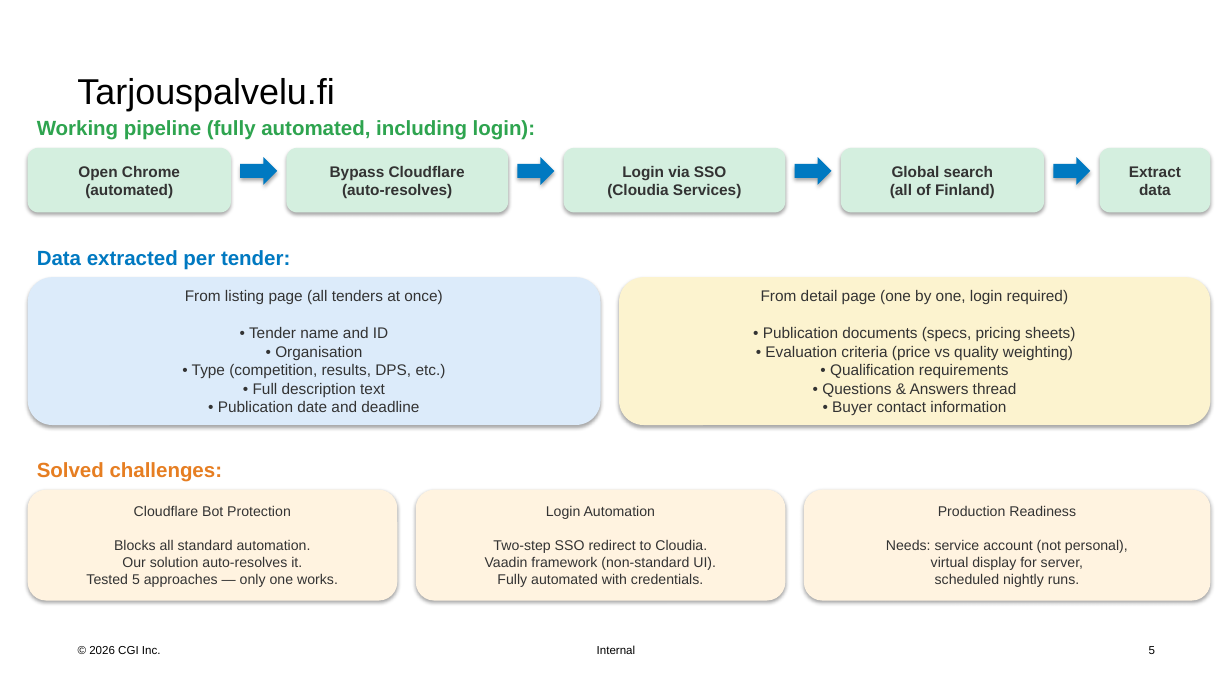
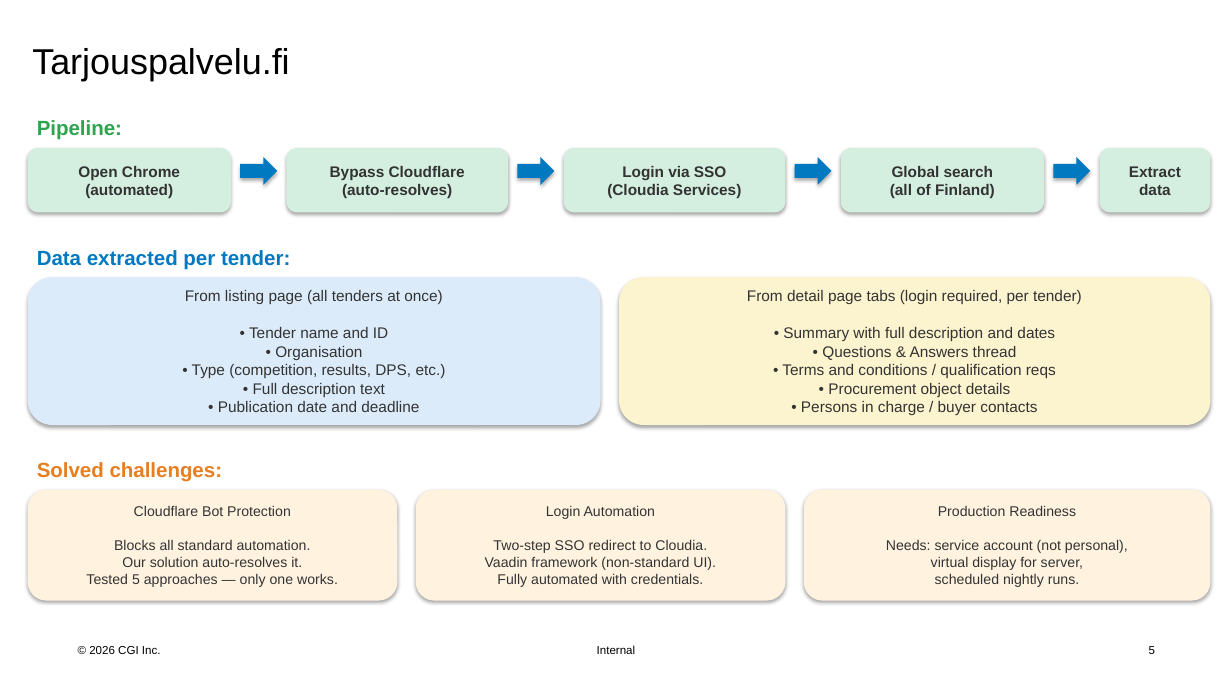
Before and after one commit to VillePajala/rfq-management, a slide deck: slide 5 of Tender_Intelligence_CGI.pptx. Drawn at 1232x693 pixels with LibreOffice and Linux fonts; fonts in the diff are those of the drawing. Boxes give left, top, right and bottom in pixels: in the first picture for what was removed or moved away, otherwise in the second. Text is boxed around its words. In the diff, an @@ line names an element or a change of style, - is before the commit and + after.

```diff
--- a/Tender_Intelligence_CGI.pptx
+++ b/Tender_Intelligence_CGI.pptx
@@ title "Tarjouspalvelu.fi": place and size @@
-title "Tarjouspalvelu.fi" at <box>77,78,334,111</box>
+title "Tarjouspalvelu.fi" at <box>32,48,289,81</box>
@@ text at <box>37,120,122,140</box>: text changed @@
-Working pipeline (fully automated, including login):
+Pipeline:
@@ text in rounded rectangle at <box>747,290,1082,415</box>: text changed @@
-From detail page (one by one, login required)
-• Publication documents (specs, pricing sheets)
-• Evaluation criteria (price vs quality weighting)
-• Qualification requirements
-• Questions & Answers thread
-• Buyer contact information
+From detail page tabs (login required, per tender)
+• Summary with full description and dates
+• Questions & Answers thread
+• Terms and conditions / qualification reqs
+• Procurement object details
+• Persons in charge / buyer contacts
```
Also in this commit, not shown: 6 other slides changed, 3 slides added, 1 slide removed, 12 other files.
